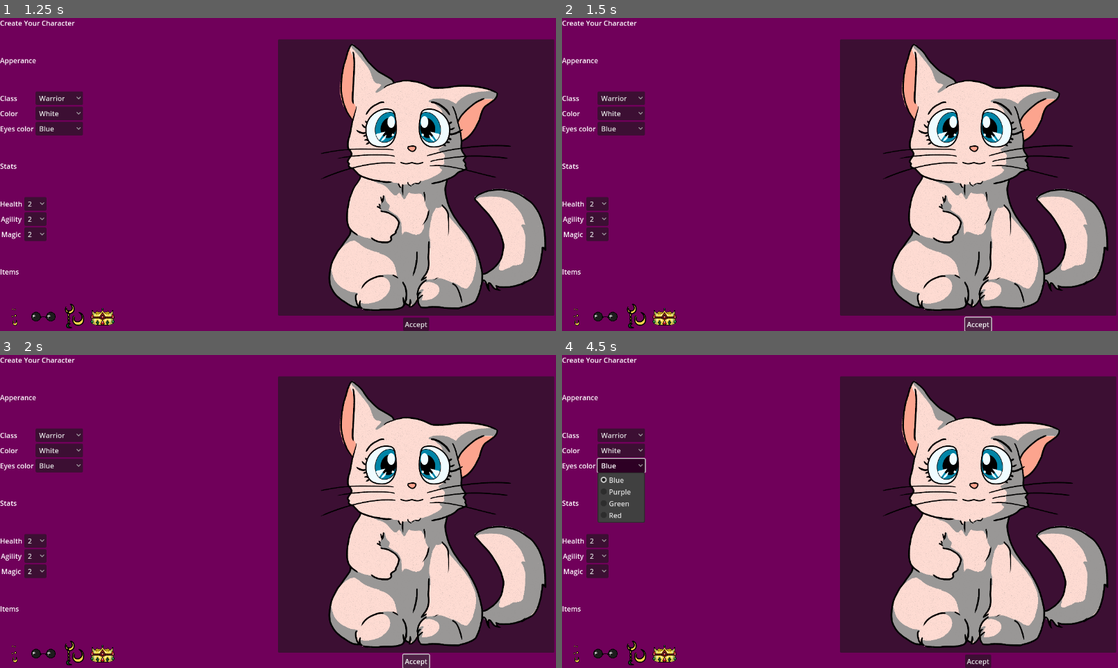
Above: before the commit, frames 1-4 (two rows, left to right).
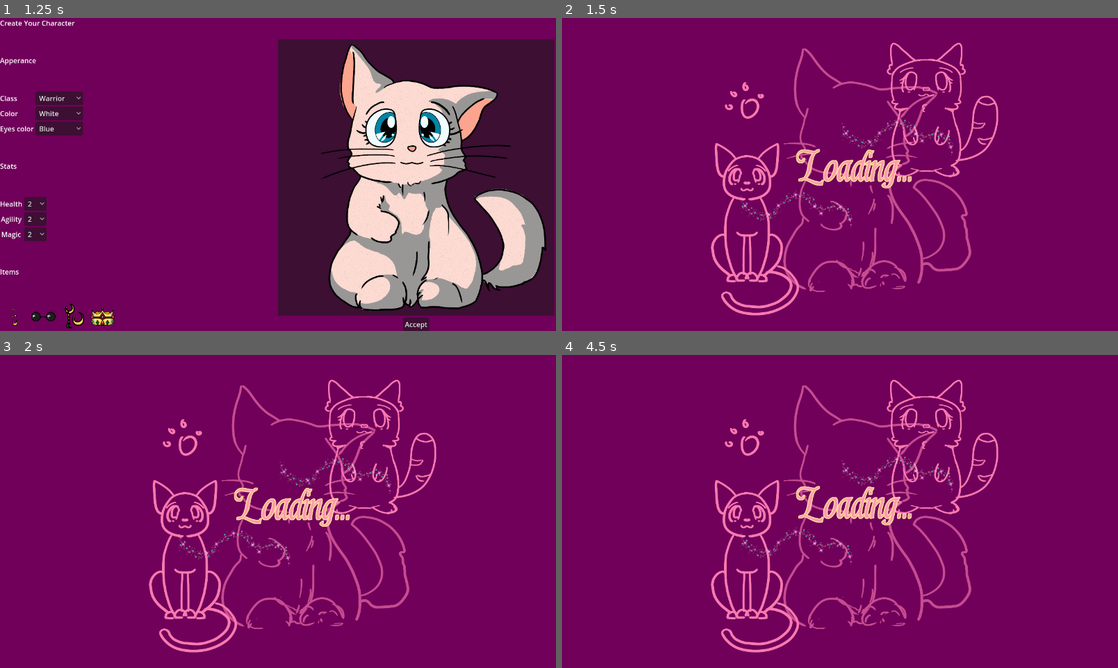
Above: after the commit, the same moments.

Repository: CommonParrot/MiniJam-Cat-Selection-Adventure
Game: Godot game, scene res://Screens/title_screen.tscn
Same seed, same stepped clock (60 frames per second), same inputs: the game is played once before the commit and once after it.
Inputs (mouse positions are in pixels of both pictures, inside the frame that each line leads up to):
- Up to frame 1 (1.25 s): click "Start Game" at 0.5 s
- Up to frame 2 (1.5 s): click "Accept" at 1.25 s
- Up to frame 3 (2 s): no input
- Up to frame 4 (4.5 s): click (979, 661) at 2 s, where only the run before the commit has a clickable "Accept"; click (623, 436) at 2.75 s, where only the run before the commit has a clickable "Warrior"; click (623, 448) at 3.5 s, where only the run before the commit has a clickable "White"; click (623, 464) at 4.25 s, where only the run before the commit has a clickable "Blue"

Frame 1 is identical in both runs. In frame 2, 50% of the frame differs, in the area x 0-100%, y 0-100%; in frame 3, 50%; in frame 4, 51%.

Commit message:
accept button

Diff:
--- a/Screens/character_selection_screen.tscn
+++ b/Screens/character_selection_screen.tscn
@@ -1,17 +1,17 @@
-[gd_scene load_steps=13 format=3 uid="uid://youox4cuc70m"]
-
+[gd_scene load_steps=14 format=3 uid="uid://youox4cuc70m"]
+
+[ext_resource type="Script" path="res://Screens/DynamicCatOptionButton.gd" id="1_begdr"]
+[ext_resource type="Texture2D" uid="uid://dkxkg1in1cdqo" path="res://images/White_Cat.png" id="1_rqi7e"]
+[ext_resource type="Texture2D" path="res://images/TailTrinket_cut.tres" id="2_7kade"]
 [ext_resource type="PackedScene" uid="uid://c874qj1urrdtj" path="res://Screens/Cat.tscn" id="2_e2hk4"]
-[ext_resource type="Script" path="res://Screens/DynamicCatOptionButton.gd" id="1_begdr"]
-[ext_resource type="Texture2D" uid="uid://5v5eg7cjj6np" path="res://images/White_Cat.png" id="1_rqi7e"]
 [ext_resource type="Texture2D" uid="uid://cl0nnalqxhy2y" path="res://images/Crown.png" id="3_jjteo"]
-[ext_resource type="Texture2D" uid="uid://dblmkwcdpwt78" path="res://images/Crown_cut.tres" id="3_xhilw"]
-[ext_resource type="Texture2D" uid="uid://cpoxmt63ikby4" path="res://images/Earrings_cut.tres" id="4_qwp5y"]
+[ext_resource type="Texture2D" path="res://images/Crown_cut.tres" id="3_xhilw"]
+[ext_resource type="Texture2D" path="res://images/Earrings_cut.tres" id="4_qwp5y"]
 [ext_resource type="Texture2D" uid="uid://dj8a234n4odeu" path="res://images/Earrings.png" id="4_t31fm"]
 [ext_resource type="Texture2D" uid="uid://c30jskuoje3us" path="res://images/Glasses.png" id="5_ejovx"]
-[ext_resource type="Texture2D" uid="uid://bkvumkjje3rtb" path="res://images/Glasses_cut.tres" id="5_o2yrr"]
+[ext_resource type="Texture2D" path="res://images/Glasses_cut.tres" id="5_o2yrr"]
 [ext_resource type="Script" path="res://Scripts/AccessoriesController.gd" id="6_5lmvo"]
 [ext_resource type="Texture2D" uid="uid://drh8hcqeqvwjy" path="res://images/TailTrinket.png" id="6_bm52k"]
-[ext_resource type="Texture2D" uid="uid://dea2uqbo2r8sc" path="res://images/TailTrinket_cut.tres" id="2_7kade"]
 [ext_resource type="Texture2D" uid="uid://gee1oc07armi" path="res://images/Blue_Eyes.png" id="8_miwhf"]
 
 [node name="Character creation" type="MarginContainer"]
@@ -319,3 +319,4 @@
 [connection signal="pressed" from="VBoxContainer/HBoxContainer/left/Accessories/Glasses" to="VBoxContainer/HBoxContainer/right/Container" method="_on_glasses_pressed"]
 [connection signal="pressed" from="VBoxContainer/HBoxContainer/left/Accessories/TailTrinket" to="VBoxContainer/HBoxContainer/right/Container" method="_on_tail_trinket_pressed"]
 [connection signal="pressed" from="VBoxContainer/HBoxContainer/left/Accessories/Crown" to="VBoxContainer/HBoxContainer/right/Container" method="_on_crown_pressed"]
+[connection signal="pressed" from="VBoxContainer/HBoxContainer/right/Button" to="Cat" method="_on_button_pressed"]
--- a/Scripts/Cat.gd
+++ b/Scripts/Cat.gd
@@ -69,3 +69,7 @@
 			eye_node.texture = load("res://images/Red_Eyes.png")
 		eye_colors.GREEN:
 			eye_node.texture = load("res://images/Green_Eyes.png")
+
+
+func _on_button_pressed():
+	get_tree().change_scene_to_file("res://Screens/End.tscn")
